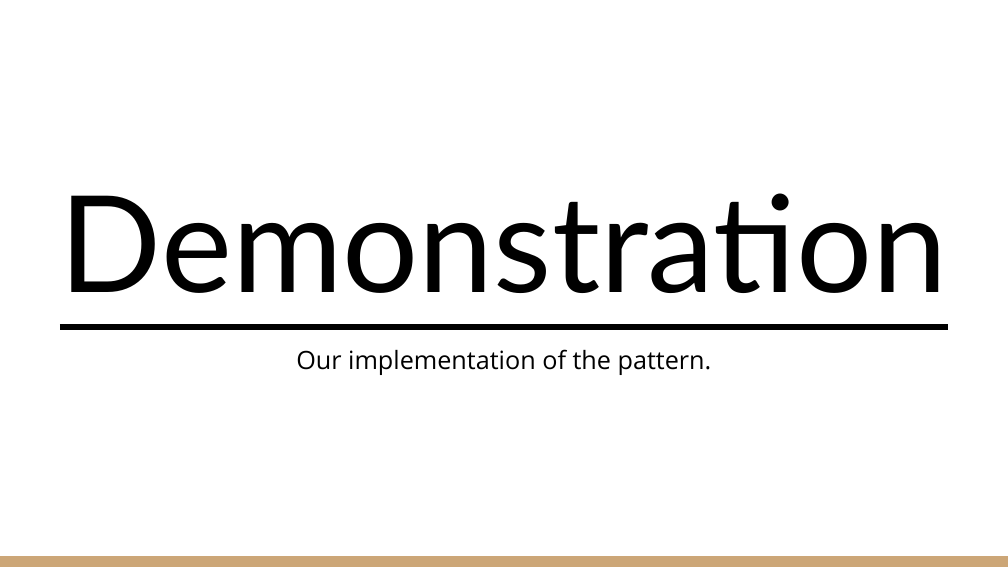
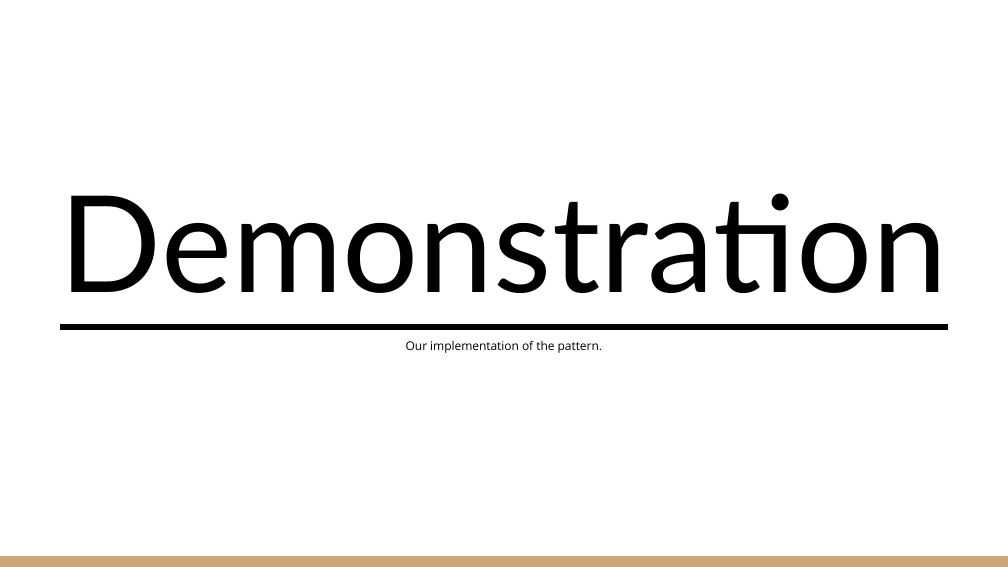
Before and after one commit to mcglastont/mementoPattern-presentation-mcglaston-dsouza, a slide deck: slide 8 of SE 2811-031 Section 031.pptx (slide 7 before the commit). Drawn at 1008x567 pixels with LibreOffice and Linux fonts; fonts in the diff are those of the drawing. Boxes give left, top, right and bottom in pixels: in the first picture for what was removed or moved away, otherwise in the second. Text is boxed around its words. In the diff, an @@ line names an element or a change of style, - is before the commit and + after.

```diff
--- a/SE 2811-031 Section 031.pptx
+++ b/SE 2811-031 Section 031.pptx
@@ text "Our implementation of the pattern." at <box>406,341,602,353</box>: size 18 to 8.6 pt; line spacing 1.15 to 0.95 @@
```
Also in this commit, not shown: 5 other slides changed, 2 slides added.
